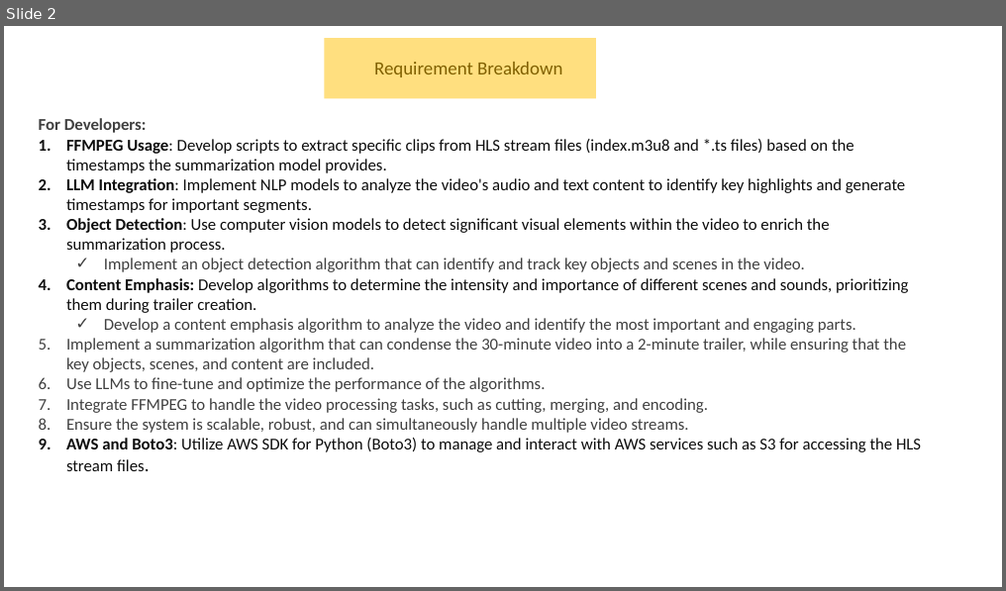
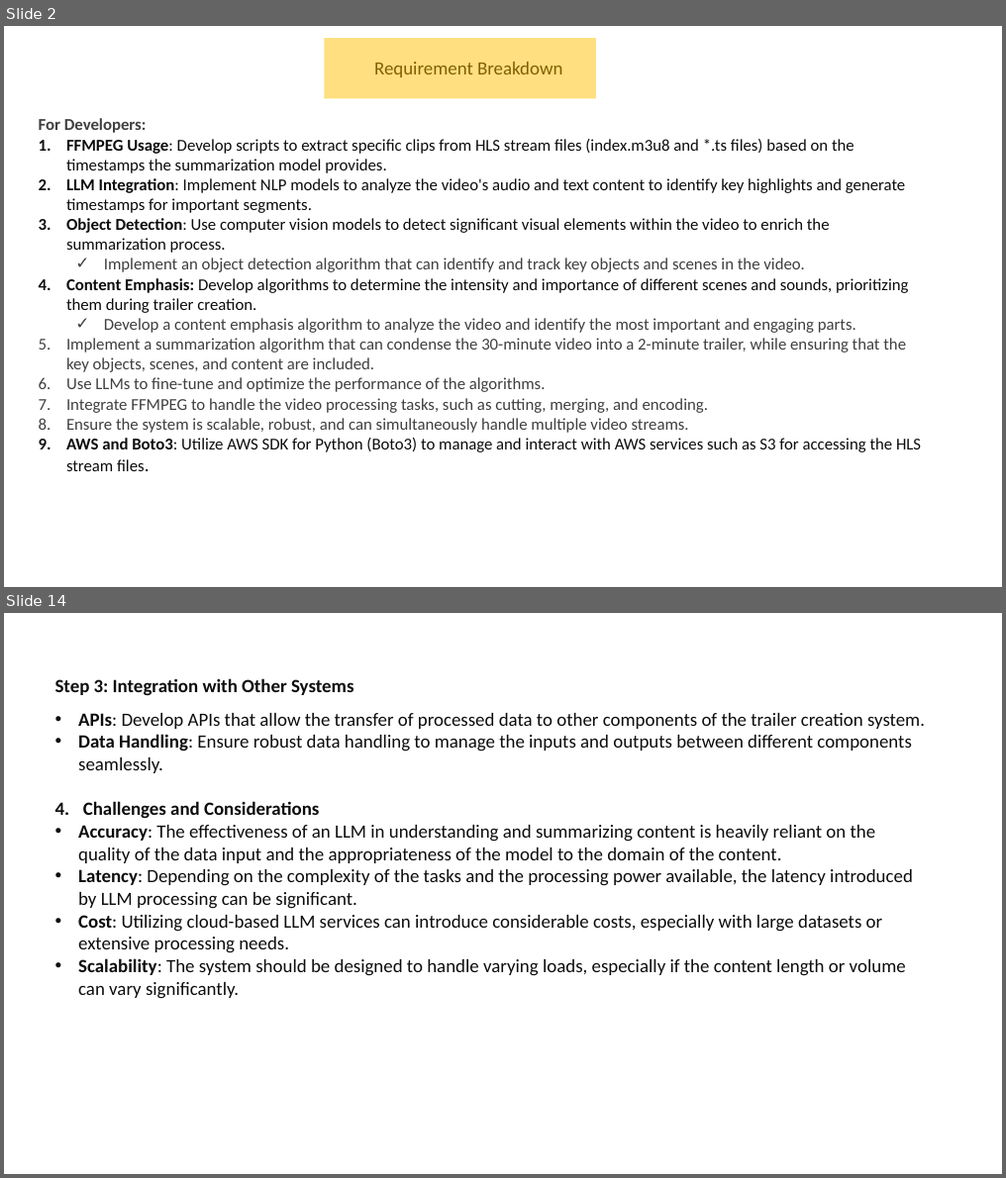
Before and after one commit to abmishra1234/DVR-Feature-Livestream, a slide deck: docs/VideoSummerisation.pptx. Shown one above the other, each under a label of ours: slide 2 before the commit, slides 2 and 14 after it; the slides between them are not shown. The pictures are 1006x591 and 1006x1178 pixels, drawn with LibreOffice and Linux fonts; fonts in the diff are those of the drawing. Boxes give left, top, right and bottom in pixels: in the first picture for what was removed or moved away, otherwise in the second. Text is boxed around its words. In the diff, an @@ line names an element or a change of style, - is before the commit and + after.

```diff
--- a/docs/VideoSummerisation.pptx
+++ b/docs/VideoSummerisation.pptx
@@ slide 14 added at (x1=4, y1=613, x2=1002, y2=1174), background #FFFFFF @@
@@ text added at (x1=55, y1=678, x2=925, y2=999), 18 pt, text #0D0D0D @@
+Step 3: Integration with Other Systems
+• APIs: Develop APIs that allow the transfer of processed data to other components of the trailer creation system.
+• Data Handling: Ensure robust data handling to manage the inputs and outputs between different components seamlessly.
+4. Challenges and Considerations
+• Accuracy: The effectiveness of an LLM in understanding and summarizing content is heavily reliant on the quality of the data input and the appropriateness of the model to the domain of the content.
+• Latency: Depending on the complexity of the tasks and the processing power available, the latency introduced by LLM processing can be significant.
+• Cost: Utilizing cloud-based LLM services can introduce considerable costs, especially with large datasets or extensive processing needs.
+• Scalability: The system should be designed to handle varying loads, especially if the content length or volume can vary significantly.
```
Also in this commit, not shown: 2 slides changed, 14 other slides added, 1 slide removed.
